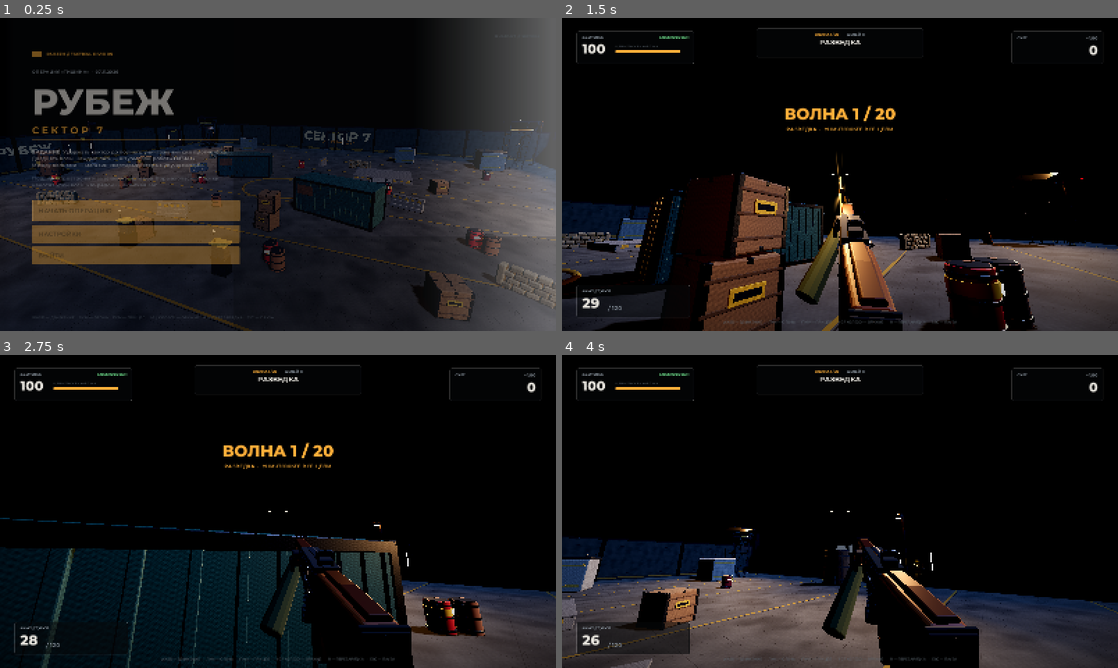
Above: before the commit, frames 1-4 (two rows, left to right).
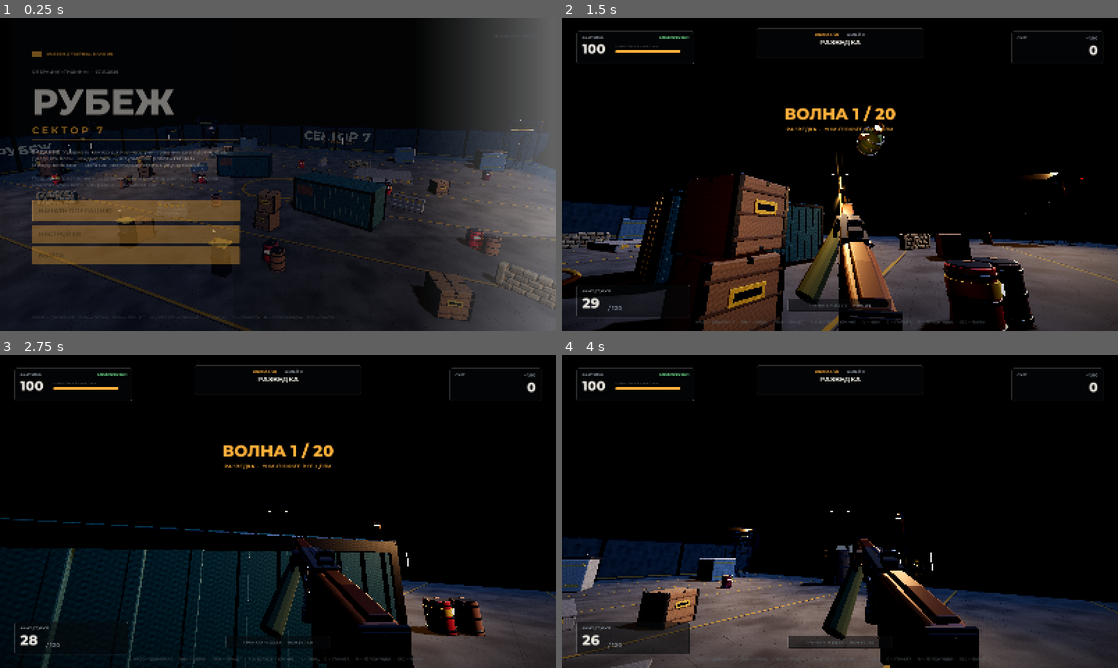
Above: after the commit, the same moments.

Repository: RUZIK558/rubezh-sector7
Game: Godot game, scene res://scenes/game.tscn
The game is run twice, just before and just after one commit, with the same random seed, the same clock (stepped at 60 frames per second) and the same inputs.
Inputs (mouse positions are in pixels of both pictures, inside the frame that each line leads up to):
- Up to frame 1 (0.25 s): no input
- Up to frame 2 (1.5 s): click "НАЧАТЬ ОПЕРАЦИЮ" at 0.5 s; tap Enter at 1.25 s; move the mouse to (867, 174) at 1.27 s; hold W (move_forward) from 1.28 s (still down); tap G (grenade, bound only after the commit) at 1.35 s; click (867, 174) at 1.42 s
- Up to frame 3 (2.75 s): keep holding W (move_forward); tap Space (jump) at 1.52, 2.27 s; tap V (throw_knife, bound only after the commit) at 1.55, 2.1 s; move the mouse to (250, 511) at 2.02 s; click (250, 511) at 2.17 s; tap G (grenade, bound only after the commit) at 2.3 s
- Up to frame 4 (4 s): keep holding W (move_forward); move the mouse to (851, 505) at 2.77 s; hold Right mouse button (aim) 2.78-3.53 s; click (851, 505) at 2.92 s; tap V (throw_knife, bound only after the commit) at 3.05 s; move the mouse to (834, 517) at 3.52 s; tap Ctrl (crouch) at 3.6 s; click (834, 517) at 3.67 s; tap Space (jump) at 3.77 s; tap G (grenade, bound only after the commit) at 3.8 s

The runs differ from the first frame. In frame 1, less than 0.1% of the frame differs, in the area x 51-59%, y 95-96%; in frame 2, 0.8%, in the area x 24-76%, y 33-98%; in frame 3, 0.2%; in frame 4, 0.7%.

Commit message:
Исправлены настройки/выход/здоровье, добавлены гранаты и бросок ножа

Diff:
--- a/godot_project/project.godot
+++ b/godot_project/project.godot
@@ -96,6 +96,16 @@
 "events": [Object(InputEventKey,"resource_local_to_scene":false,"resource_name":"","device":-1,"window_id":0,"alt_press …(195 unchanged characters)…
 ]
 }
+throw_knife={
+"deadzone": 0.5,
+"events": [Object(InputEventKey,"resource_local_to_scene":false,"resource_name":"","device":-1,"window_id":0,"alt_pressed":false,"shift_pressed":false,"ctrl_pressed":false,"meta_pressed":false,"pressed":false,"keycode":0,"physical_keycode":86,"key_label":0,"unicode":0,"location":0,"echo":false,"script":null)
+]
+}
+grenade={
+"deadzone": 0.5,
+"events": [Object(InputEventKey,"resource_local_to_scene":false,"resource_name":"","device":-1,"window_id":0,"alt_pressed":false,"shift_pressed":false,"ctrl_pressed":false,"meta_pressed":false,"pressed":false,"keycode":0,"physical_keycode":71,"key_label":0,"unicode":0,"location":0,"echo":false,"script":null)
+]
+}
 
 [layer_names]
 
--- a/godot_project/scripts/game.gd
+++ b/godot_project/scripts/game.gd
@@ -83,6 +83,7 @@
 	ui.add_child(main_menu)
 	main_menu.start_requested.connect(start_game)
 	main_menu.settings_requested.connect(_open_settings_from_menu)
+	main_menu.quit_requested.connect(_quit_game)
 
 	pause_menu = PAUSE_MENU.new()
 	pause_menu.name = "PauseMenu"
@@ -196,6 +197,9 @@
 	for pr in get_tree().get_nodes_in_group("projectiles"):
 		if is_instance_valid(pr):
 			_free_now(pr)
+	for th in get_tree().get_nodes_in_group("throwables"):
+		if is_instance_valid(th):
+			_free_now(th)
 	for c in get_children():
 		if c.is_in_group("player"):
 			_free_now(c)
@@ -264,6 +268,10 @@
 		pause_menu.first_button().grab_focus()
 	elif state == State.MENU:
 		main_menu.first_button().grab_focus()
+
+func _quit_game() -> void:
+	Settings.save_settings()
+	get_tree().quit()
 
 func _restart_game() -> void:
 	get_tree().paused = false
@@ -287,6 +295,8 @@
 # ------------------------------------------------------------------ waves
 func _start_wave(index: int) -> void:
 	wave_index = index - 1
+	if player and is_instance_valid(player):
+		player.ensure_min_health(0.45)
 	var def: Dictionary = _wave_def(index)
 	_spawn_queue.clear()
 	for i in int(def["scouts"]):
@@ -339,6 +349,7 @@
 	match id:
 		"ammo":
 			player.get_weapon().refill_all()
+			player.add_grenades(2)
 		"med":
 			player.heal(player.max_health)
 		"armor":
--- a/godot_project/scripts/pickup.gd
+++ b/godot_project/scripts/pickup.gd
@@ -64,6 +64,7 @@
 	_taken = true
 	if kind == "ammo":
 		body.add_ammo(60)
+		body.add_grenades(1)
 		AudioManager.play("pickup_ammo", -3.0, randf_range(0.98, 1.05))
 		FX.spawn_burst(global_position + Vector3.UP * 0.4, Color(0.2, 1.0, 0.45), 7)
 	else:
--- a/godot_project/scripts/player.gd
+++ b/godot_project/scripts/player.gd
@@ -7,6 +7,7 @@
 signal damaged(amount: float, source: Vector3)
 signal notice(text: String)
 
+const THROWABLE := preload("res://scripts/throwable.gd")
 const WALK_SPEED := 5.6
 const SPRINT_SPEED := 7.8
 const CROUCH_SPEED := 2.8
@@ -30,6 +31,9 @@
 var _shake_time := 0.0
 var _time_since_damage := 99.0
 var invuln := 0.0
+var grenades_left := 2
+var knife_cd := 0.0
+var grenade_cd := 0.0
 var _bob_time := 0.0
 var _bob_amount := 0.0
 var _land_offset := 0.0
@@ -68,13 +72,53 @@
 		return
 	_time_since_damage += delta
 	invuln = maxf(0.0, invuln - delta)
-	_regen(delta)
+	_update_throwables(delta)
 	_update_camera(delta)
 	if dead:
 		velocity.y -= GRAVITY * delta
 		move_and_slide()
 		return
 	_movement(delta)
+
+func _update_throwables(delta: float) -> void:
+	knife_cd = maxf(0.0, knife_cd - delta)
+	grenade_cd = maxf(0.0, grenade_cd - delta)
+	if not active or dead:
+		return
+	if Input.is_action_just_pressed("throw_knife") and knife_cd <= 0.0:
+		_throw(false)
+	if Input.is_action_just_pressed("grenade") and grenade_cd <= 0.0 and grenades_left > 0:
+		_throw(true)
+
+func _throw(grenade: bool) -> void:
+	var t = THROWABLE.new()
+	t.kind = 1 if grenade else 0
+	var scene := get_tree().current_scene
+	scene.add_child(t)
+	var from := camera.global_position + camera.global_basis.x * 0.18 - camera.global_basis.z * 0.45
+	var dir := -camera.global_basis.z
+	t.launch(from, dir, 16.0 if grenade else 24.0)
+	if grenade:
+		grenades_left -= 1
+		grenade_cd = 4.0
+		AudioManager.play("knife_swing", -1.0, 0.8)
+	else:
+		knife_cd = 6.0
+		AudioManager.play("knife_swing", -1.0, 1.12)
+	add_trauma(0.04)
+
+func add_grenades(amount: int) -> void:
+	grenades_left = mini(4, grenades_left + amount)
+	notice.emit("+%d ГРАНАТ" % amount)
+
+func get_knife_cd() -> float:
+	return knife_cd
+
+func get_grenade_cd() -> float:
+	return grenade_cd
+
+func get_grenades() -> int:
+	return grenades_left
 
 func _movement(delta: float) -> void:
 	var on_floor := is_on_floor()
@@ -132,11 +176,12 @@
 	global_position.x = clampf(global_position.x, -31.3, 31.3)
 	global_position.z = clampf(global_position.z, -27.3, 27.3)
 
-func _regen(delta: float) -> void:
+func ensure_min_health(fraction: float) -> void:
 	if dead:
 		return
-	if _time_since_damage > 10.0 and health < max_health:
-		health = minf(max_health, health + 8.0 * delta)
+	var minimum := maxf(1.0, max_health * fraction)
+	if health < minimum:
+		health = minimum
 		health_changed.emit(health, max_health)
 
 func _update_camera(delta: float) -> void:
@@ -233,6 +278,9 @@
 	trauma = 0.0
 	_time_since_damage = 99.0
 	invuln = 1.2
+	grenades_left = 2
+	knife_cd = 0.0
+	grenade_cd = 0.0
 	head.position = Vector3(0, 1.62, 0)
 	camera.rotation = Vector3.ZERO
 	_crouch_mix = 0.0
--- a/godot_project/scripts/settings.gd
+++ b/godot_project/scripts/settings.gd
@@ -39,4 +39,4 @@
 	AudioServer.set_bus_mute(bus, master_volume <= 0.001)
 	var mode := DisplayServer.WINDOW_MODE_FULLSCREEN if fullscreen else DisplayServer.WINDOW_MODE_WINDOWED
 	if DisplayServer.window_get_mode() != mode:
-		DisplayServer.window_set_mode(mode)
+		DisplayServer.window_set_mode.call_deferred(mode)
--- /dev/null
+++ b/godot_project/scripts/throwable.gd
@@ -0,0 +1,111 @@
+extends Node3D
+## Player-thrown knife or fragmentation grenade.
+
+enum Kind { KNIFE, GRENADE }
+
+const GRENADE_MODEL := preload("res://assets/models/grenade.glb")
+const KNIFE_MODEL := preload("res://assets/models/knife_klin.glb")
+
+@export var kind: int = Kind.GRENADE
+
+var velocity := Vector3.ZERO
+var damage := 90.0
+var fuse := 1.5
+var _alive := true
+var _time := 0.0
+var _stuck := false
+
+func _ready() -> void:
+	add_to_group("throwables")
+	var area := Area3D.new()
+	area.name = "HitArea"
+	area.collision_layer = 0
+	area.collision_mask = 1 | 8
+	area.monitoring = true
+	var shape := SphereShape3D.new()
+	shape.radius = 0.13 if kind == Kind.GRENADE else 0.10
+	var cs := CollisionShape3D.new()
+	cs.shape = shape
+	area.add_child(cs)
+	add_child(area)
+	area.body_entered.connect(_on_body)
+	area.area_entered.connect(_on_area)
+	var model: Node3D = (GRENADE_MODEL if kind == Kind.GRENADE else KNIFE_MODEL).instantiate()
+	model.scale = Vector3.ONE * (1.9 if kind == Kind.GRENADE else 1.25)
+	if kind == Kind.KNIFE:
+		model.rotation_degrees.y = -90.0
+	add_child(model)
+	for mi in model.find_children("*", "MeshInstance3D", true, false):
+		mi.cast_shadow = GeometryInstance3D.SHADOW_CASTING_SETTING_OFF
+
+func launch(from: Vector3, dir: Vector3, speed: float) -> void:
+	global_position = from
+	velocity = dir * speed + Vector3.UP * 1.8
+
+func _physics_process(delta: float) -> void:
+	if not _alive:
+		return
+	_time += delta
+	if not _stuck:
+		velocity.y -= 19.0 * delta
+		global_position += velocity * delta
+		if kind == Kind.GRENADE:
+			rotation.x += delta * 9.0
+			rotation.z += delta * 6.0
+		else:
+			look_at(global_position + velocity, Vector3.UP)
+			rotation.z += delta * 14.0
+	if kind == Kind.GRENADE:
+		if _time >= fuse:
+			_explode()
+	elif _time >= 5.0:
+		_despawn()
+
+func _on_body(body: Node) -> void:
+	if not _alive or kind == Kind.GRENADE:
+		return
+	_stuck = true
+	velocity = Vector3.ZERO
+	FX.impact(global_position, Vector3.UP, false)
+
+func _on_area(area: Area3D) -> void:
+	if not _alive or kind != Kind.KNIFE:
+		return
+	if area.has_method("apply_hit"):
+		var from := global_position
+		var dir: Vector3 = velocity.normalized() if velocity.length() > 0.1 else Vector3.FORWARD
+		area.apply_hit(damage, dir, from, false)
+		FX.hit_spark(from, -dir, false)
+		AudioManager.play_3d("knife_hit", from, -2.0)
+		_despawn()
+
+func _explode() -> void:
+	if not _alive:
+		return
+	_alive = false
+	var origin := global_position
+	FX.explosion(origin, 1.5)
+	AudioManager.play_3d("explosion", origin, 1.0)
+	FX.shake(0.75)
+	for enemy in get_tree().get_nodes_in_group("enemies"):
+		if not is_instance_valid(enemy) or not enemy.has_method("take_hit"):
+			continue
+		var d: float = enemy.global_position.distance_to(origin)
+		if d < 6.0:
+			var amount := lerpf(130.0, 35.0, clampf(d / 6.0, 0.0, 1.0))
+			enemy.take_hit(amount, false, (enemy.global_position - origin).normalized(), enemy.global_position + Vector3.UP)
+	var player = get_tree().get_first_node_in_group("player")
+	if player and is_instance_valid(player) and player.has_method("take_damage"):
+		var pd: float = player.global_position.distance_to(origin)
+		if pd < 6.0:
+			player.take_damage(lerpf(95.0, 12.0, clampf(pd / 6.0, 0.0, 1.0)), origin)
+	for barrel in get_tree().get_nodes_in_group("explosive_barrels"):
+		if is_instance_valid(barrel) and barrel.global_position.distance_to(origin) < 5.0:
+			barrel.call_deferred("explode")
+	queue_free()
+
+func _despawn() -> void:
+	if not _alive:
+		return
+	_alive = false
+	queue_free()
--- a/godot_project/scripts/ui/hud.gd
+++ b/godot_project/scripts/ui/hud.gd
@@ -36,6 +36,8 @@
 var _banner_tween: Tween
 var _notice_label: Label
 var _notice_tween: Tween
+var _grenade_status: Label
+var _knife_status: Label
 
 var _red: TextureRect
 var _damage_flash := 0.0
@@ -62,6 +64,7 @@
 	_build_boss()
 	_build_banner()
 	_build_notice()
+	_build_throwables()
 	set_process(true)
 
 func _build_vignettes() -> void:
@@ -271,7 +274,7 @@
 	_notice_label.modulate.a = 0.0
 	_notice_label.mouse_filter = Control.MOUSE_FILTER_IGNORE
 	add_child(_notice_label)
-	var hint := RubezhUI.label("WASD — ДВИЖЕНИЕ   ·   ЛКМ — ОГОНЬ   ·   ПКМ — ПРИЦЕЛ   ·   1–3 / КОЛЕСО — ОРУЖИЕ   ·   R — ПЕРЕЗАРЯДКА   ·   ESC — ПАУЗА", 10, RubezhUI.DIM, RubezhUI.FONT_MEDIUM)
+	var hint := RubezhUI.label("WASD — ДВИЖЕНИЕ   ·   ЛКМ — ОГОНЬ   ·   ПКМ — ПРИЦЕЛ   ·   1–3 / КОЛЕСО — ОРУЖИЕ   ·   V — НОЖ   ·   G — ГРАНАТА   ·   R — ПЕРЕЗАРЯДКА   ·   ESC — ПАУЗА", 10, RubezhUI.DIM, RubezhUI.FONT_MEDIUM)
 	hint.anchor_left = 0.5
 	hint.anchor_right = 0.5
 	hint.anchor_top = 1.0
@@ -284,6 +287,25 @@
 	hint.mouse_filter = Control.MOUSE_FILTER_IGNORE
 	add_child(hint)
 
+func _build_throwables() -> void:
+	var box := PanelContainer.new()
+	box.set_anchors_and_offsets_preset(Control.PRESET_CENTER_BOTTOM)
+	box.offset_left = -150
+	box.offset_right = 150
+	box.offset_top = -92
+	box.offset_bottom = -56
+	box.add_theme_stylebox_override("panel", RubezhUI.style_box(Color(0.02, 0.028, 0.035, 0.55), Color(1, 1, 1, 0.06), 1, 3))
+	box.mouse_filter = Control.MOUSE_FILTER_IGNORE
+	add_child(box)
+	var row := HBoxContainer.new()
+	row.add_theme_constant_override("separation", 18)
+	row.alignment = BoxContainer.ALIGNMENT_CENTER
+	box.add_child(row)
+	_grenade_status = RubezhUI.label("ГРАНАТА ×2 [G]", 11, RubezhUI.TEXT, RubezhUI.FONT_BOLD)
+	_knife_status = RubezhUI.label("НОЖ [V]", 11, RubezhUI.MUTED, RubezhUI.FONT_BOLD)
+	row.add_child(_grenade_status)
+	row.add_child(_knife_status)
+
 func _process(delta: float) -> void:
 	_time += delta
 	_damage_flash = maxf(0.0, _damage_flash - delta * 1.6)
@@ -294,6 +316,19 @@
 		_display_score = _score_target
 	_score_label.text = _fmt(_display_score)
 	var player := get_tree().get_first_node_in_group("player")
+	if player:
+		var gc: float = player.get_grenade_cd()
+		var kc: float = player.get_knife_cd()
+		var g_cd_text := ""
+		if gc > 0.0:
+			g_cd_text = " %.1f" % gc
+		var k_cd_text := ""
+		if kc > 0.0:
+			k_cd_text = " %.1f" % kc
+		_grenade_status.text = "ГРАНАТА ×%d [G]%s" % [player.get_grenades(), g_cd_text]
+		_knife_status.text = "НОЖ [V]%s" % k_cd_text
+		_grenade_status.add_theme_color_override("font_color", RubezhUI.DIM if gc > 0.0 or player.get_grenades() <= 0 else RubezhUI.TEXT)
+		_knife_status.add_theme_color_override("font_color", RubezhUI.DIM if kc > 0.0 else RubezhUI.MUTED)
 	if player and player.get_weapon():
 		var weapon = player.get_weapon()
 		_reload_bar.value = weapon.get_reload_fraction() * 100.0
--- a/godot_project/scripts/ui/main_menu.gd
+++ b/godot_project/scripts/ui/main_menu.gd
@@ -133,7 +133,7 @@
 	start.grab_focus()
 
 func _build_footer() -> void:
-	_hint = RubezhUI.label("WASD — ДВИЖЕНИЕ    ЛКМ — ОГОНЬ    ПКМ — ПРИЦЕЛ    1–3 / КОЛЕСО — ОРУЖИЕ    R — ПЕРЕЗАРЯДКА    ESC — ПАУЗА",
+	_hint = RubezhUI.label("WASD — ДВИЖЕНИЕ    ЛКМ — ОГОНЬ    ПКМ — ПРИЦЕЛ    1–3 / КОЛЕСО — ОРУЖИЕ   ·   V — НОЖ   ·   G — ГРАНАТА    R — ПЕРЕЗАРЯДКА    ESC — ПАУЗА",
 			11, RubezhUI.DIM, RubezhUI.FONT_MEDIUM)
 	_hint.anchor_left = 0.0
 	_hint.anchor_right = 1.0
--- a/godot_project/scripts/ui/settings_panel.gd
+++ b/godot_project/scripts/ui/settings_panel.gd
@@ -9,7 +9,11 @@
 var _volume: HSlider
 var _shake: HSlider
 var _fullscreen: CheckButton
+var _sens_value: Label
+var _volume_value: Label
+var _shake_value: Label
 var _dirty := false
+var _last_range: Label
 var _back: Button
 
 func _ready() -> void:
@@ -53,6 +57,7 @@
 	v.add_child(RubezhUI.vspacer(30))
 
 	_sens = _row(v, "ЧУВСТВИТЕЛЬНОСТЬ МЫШИ", "0.15 — 2.50")
+	_sens_value = _last_range
 	_sens.min_value = 0.15
 	_sens.max_value = 2.5
 	_sens.step = 0.05
@@ -61,6 +66,7 @@
 	v.add_child(RubezhUI.vspacer(16))
 
 	_volume = _row(v, "ГРОМКОСТЬ", "0 — 100%")
+	_volume_value = _last_range
 	_volume.min_value = 0.0
 	_volume.max_value = 1.0
 	_volume.step = 0.01
@@ -69,6 +75,7 @@
 	v.add_child(RubezhUI.vspacer(16))
 
 	_shake = _row(v, "ТРЯСКА КАМЕРЫ", "0 — 150%")
+	_shake_value = _last_range
 	_shake.min_value = 0.0
 	_shake.max_value = 1.5
 	_shake.step = 0.05
@@ -77,7 +84,7 @@
 	v.add_child(RubezhUI.vspacer(22))
 
 	_fullscreen = RubezhUI.checkbox("ПОЛНОЭКРАННЫЙ РЕЖИМ", Settings.fullscreen)
-	_fullscreen.pressed.connect(func(val: bool):
+	_fullscreen.toggled.connect(func(val: bool):
 		Settings.fullscreen = val
 		Settings.apply()
 		_dirty = true)
@@ -97,7 +104,7 @@
 	reset.pressed.connect(func(): _reset())
 	row.add_child(reset)
 	v.add_child(RubezhUI.vspacer(14))
-	v.add_child(RubezhUI.label("ИЗМЕНЕНИЯ СОХРАНЯЮТСЯ АВТОМАТИЧЕСКИ", 10, RubezhUI.DIM, RubezhUI.FONT_MEDIUM))
+	v.add_child(RubezhUI.label("НАЗАД — СОХРАНИТЬ И ВЫЙТИ", 10, RubezhUI.DIM, RubezhUI.FONT_MEDIUM))
 
 func _row(parent: VBoxContainer, title: String, range_text: String) -> HSlider:
 	var head := HBoxContainer.new()
@@ -108,6 +115,7 @@
 	head.add_child(sp)
 	var rng := RubezhUI.label(range_text, 10, RubezhUI.DIM, RubezhUI.FONT_MEDIUM)
 	head.add_child(rng)
+	_last_range = rng
 	var s := RubezhUI.slider(0.5, 0.0, 1.0)
 	s.custom_minimum_size = Vector2(480, 26)
 	parent.add_child(s)
@@ -115,15 +123,18 @@
 
 func _on_sens(value: float) -> void:
 	Settings.mouse_sensitivity = value
+	_sens_value.text = "%.2f" % value
 	_dirty = true
 
 func _on_volume(value: float) -> void:
 	Settings.master_volume = value
+	_volume_value.text = "%d%%" % int(value * 100.0)
 	Settings.apply()
 	_dirty = true
 
 func _on_shake(value: float) -> void:
 	Settings.screen_shake = value
+	_shake_value.text = "%d%%" % int(value * 100.0)
 	_dirty = true
 
 func _reset() -> void:
@@ -135,6 +146,9 @@
 	_sens.value = 1.0
 	_volume.value = 0.8
 	_shake.value = 1.0
+	_sens_value.text = "1.00"
+	_volume_value.text = "80%"
+	_shake_value.text = "100%"
 	_fullscreen.button_pressed = false
 	_dirty = true
 	AudioManager.play("ui_click")
@@ -143,6 +157,9 @@
 	_sens.value = Settings.mouse_sensitivity
 	_volume.value = Settings.master_volume
 	_shake.value = Settings.screen_shake
+	_sens_value.text = "%.2f" % Settings.mouse_sensitivity
+	_volume_value.text = "%d%%" % int(Settings.master_volume * 100.0)
+	_shake_value.text = "%d%%" % int(Settings.screen_shake * 100.0)
 	_fullscreen.button_pressed = Settings.fullscreen
 	_dirty = false
 	visible = true
--- a/godot_project/scripts/ui/shop_panel.gd
+++ b/godot_project/scripts/ui/shop_panel.gd
@@ -12,7 +12,7 @@
 const ICON_ARMOR := preload("res://assets/textures/shop_armor.png")
 
 const ITEMS := [
-	{"id": "ammo", "name": "БОЕПРИПАСЫ", "desc": "Пополнить магазины и резерв", "price": 60, "icon": 0},
+	{"id": "ammo", "name": "БОЕПРИПАСЫ", "desc": "Патроны и 2 гранаты", "price": 60, "icon": 0},
 	{"id": "med", "name": "АПТЕЧКА", "desc": "Полное восстановление здоровья", "price": 80, "icon": 3},
 	{"id": "armor", "name": "БРОНЕПЛАСТИНА", "desc": "+25 к макс. здоровью", "price": 140, "icon": 4},
 	{"id": "damage", "name": "БОЕВОЙ ЗАРЯД", "desc": "+15% урона всем оружиям", "price": 180, "icon": 0},
Binary file added: godot_project/assets/models/grenade.glb
Not shown, added: godot_project/assets/models/grenade.glb.import
Not shown, added: godot_project/scripts/throwable.gd.uid
Not shown, changed: RUBEZH_Sector7_source.zip
